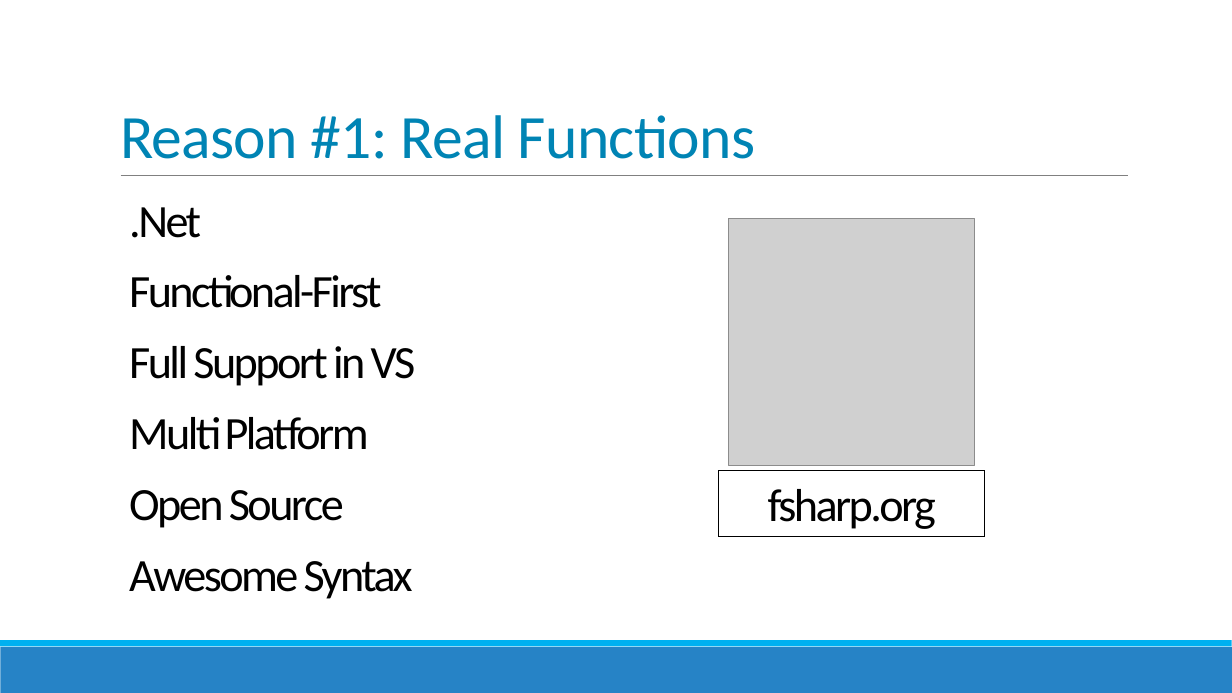
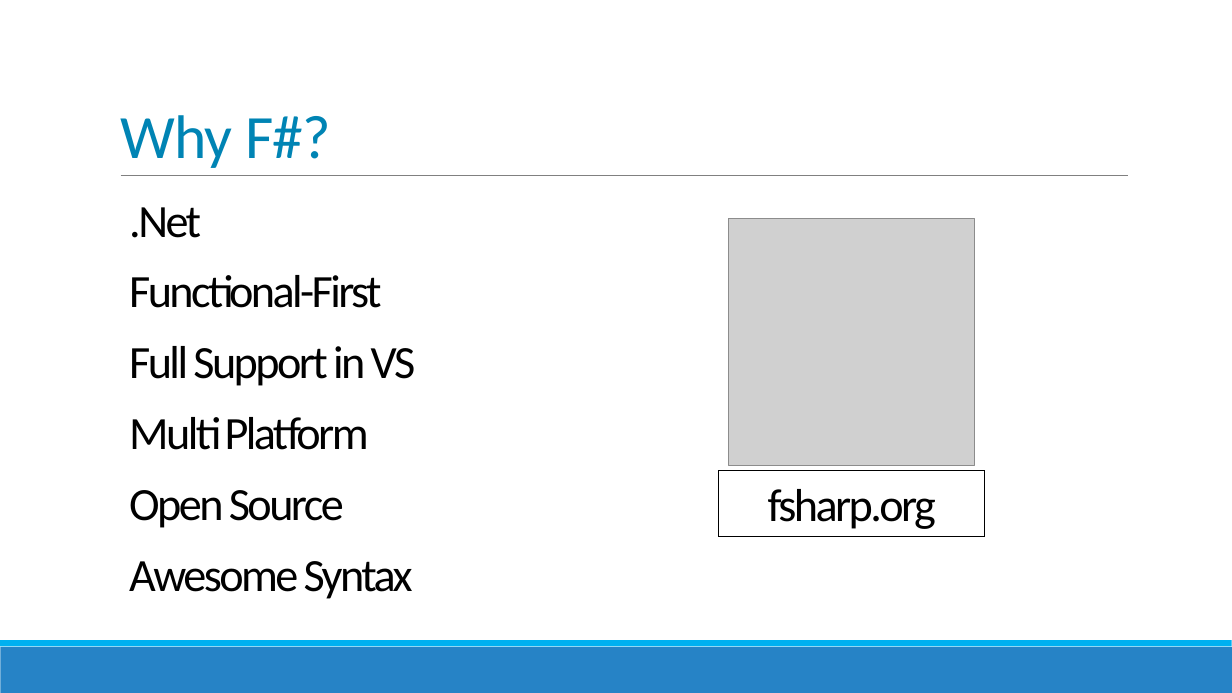
Before and after one commit to jorgef/fivereasons, a slide deck: slide 4 of FiveReasons.pptx. Drawn at 1232x693 pixels with LibreOffice and Linux fonts; fonts in the diff are those of the drawing; grey boxes stand for pictures. Boxes give left, top, right and bottom in pixels: in the first picture for what was removed or moved away, otherwise in the second. Text is boxed around its words. In the diff, an @@ line names an element or a change of style, - is before the commit and + after.

```diff
--- a/FiveReasons.pptx
+++ b/FiveReasons.pptx
@@ title at (120, 115, 331, 168): text changed @@
-Reason #1: Real Functions
+Why F#?
```
Also in this commit, not shown: 14 other slides changed, 3 slides added, 5 other files.
